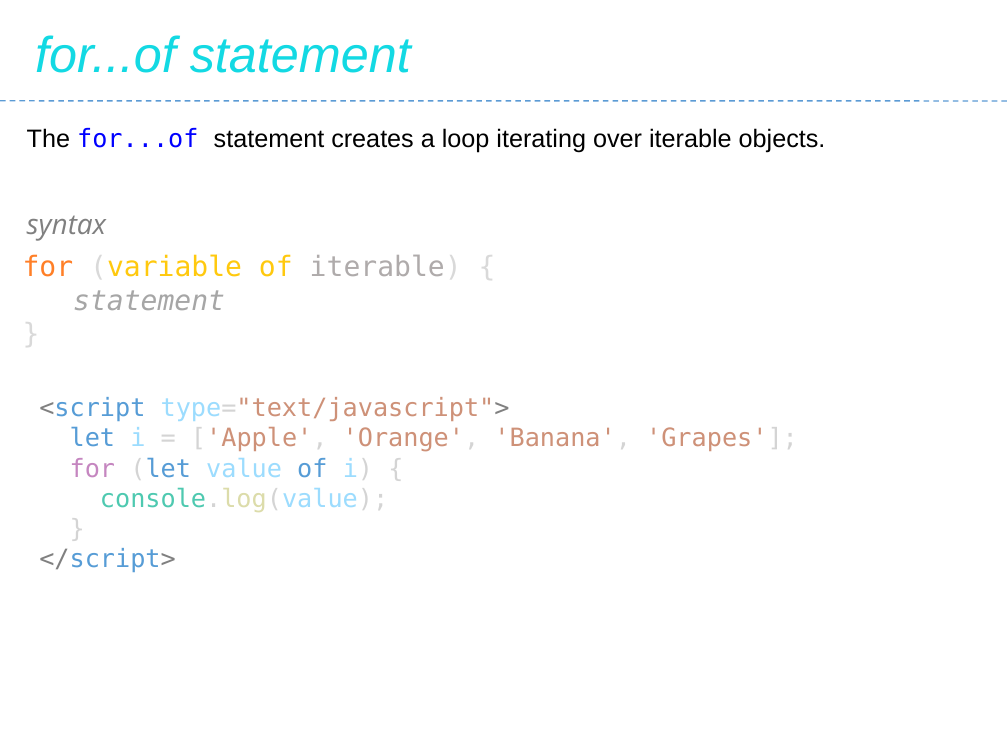
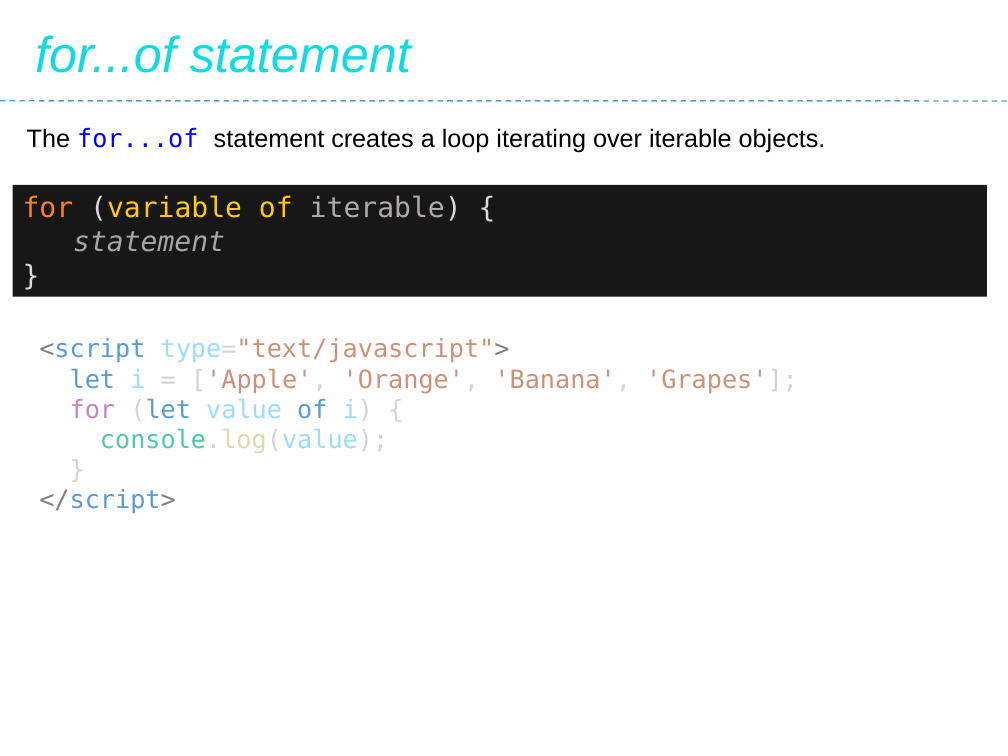
Before and after one commit to Saleel-Bagde/PPT-s, a slide deck: slide 129 of JavaScript.pptx. Drawn at 1008x756 pixels with LibreOffice and Linux fonts; fonts in the diff are those of the drawing. Boxes give left, top, right and bottom in pixels: in the first picture for what was removed or moved away, otherwise in the second. Text is boxed around its words. In the diff, an @@ line names an element or a change of style, - is before the commit and + after.

```diff
--- a/JavaScript.pptx
+++ b/JavaScript.pptx
@@ rectangle "for (variable of iterable) {": place and size @@
-rectangle "for (variable of iterable) {" at <box>23,254,462,310</box>
+rectangle "for (variable of iterable) {" at <box>12,184,987,296</box>
@@ rectangle "for (variable of iterable) {" at <box>12,184,987,296</box>: fill none to #181717 @@
@@ text removed at <box>27,215,106,241</box> @@
-syntax
@@ text "<script type="text/javascript">": place and size @@
-text "<script type="text/javascript">" at <box>39,397,798,573</box>
+text "<script type="text/javascript">" at <box>39,338,798,514</box>
```
Also in this commit, not shown: 30 other slides changed.
